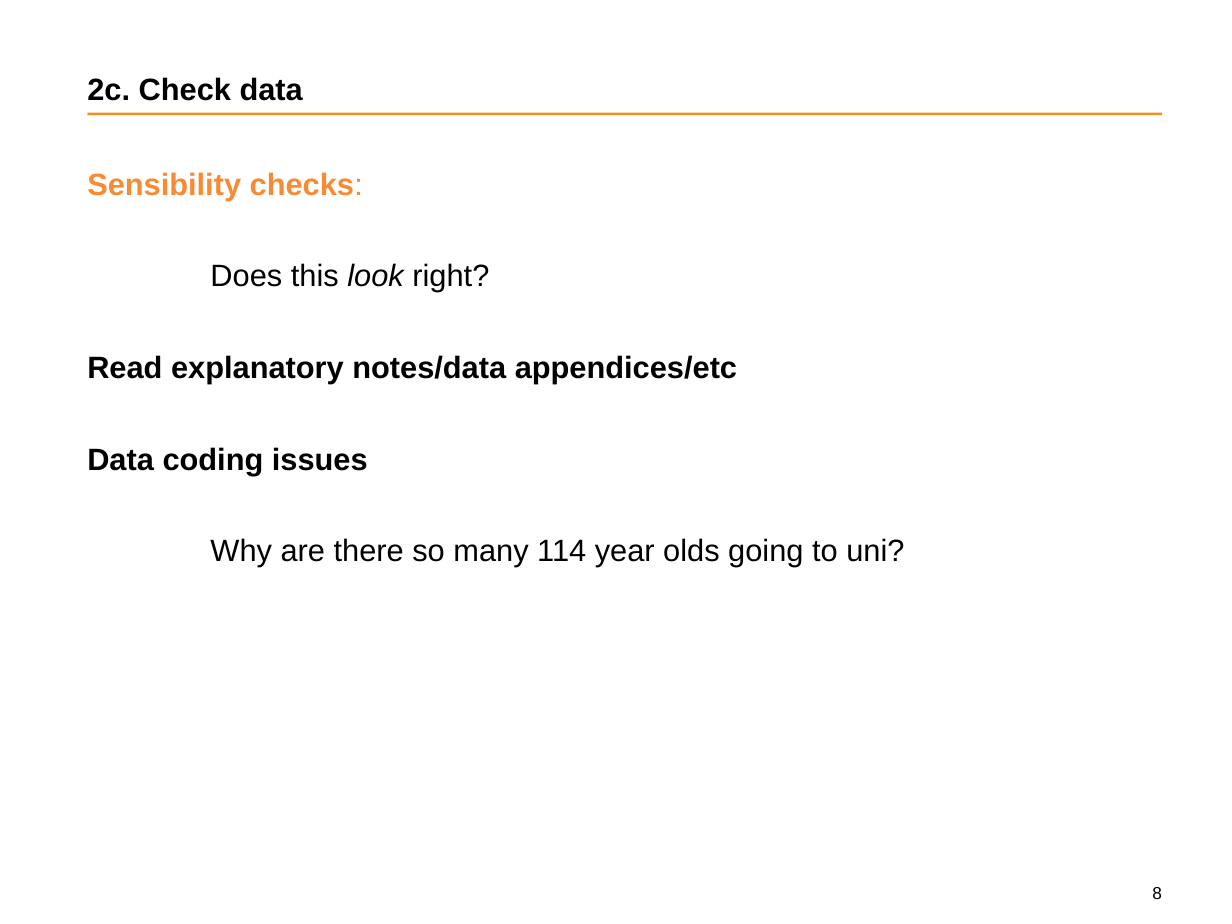
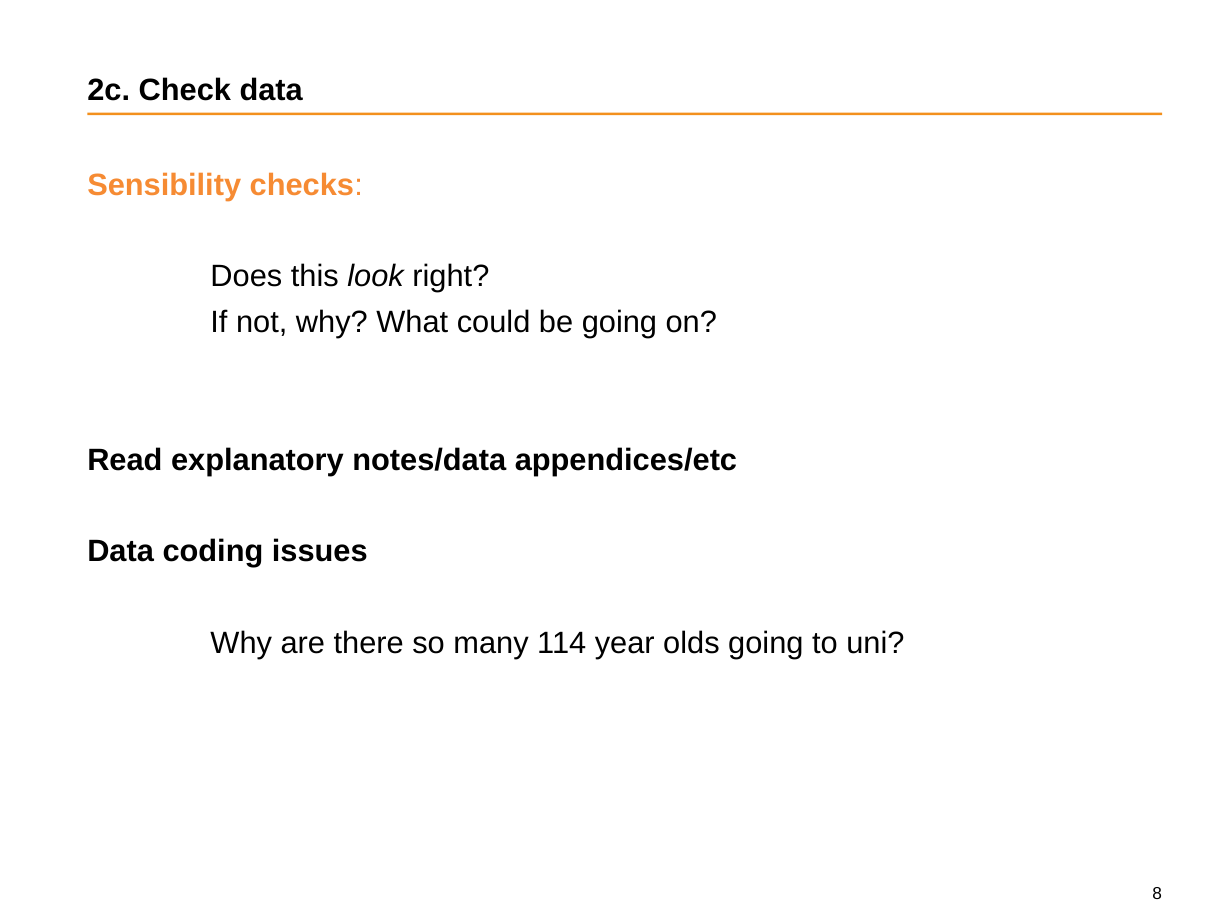
Before and after one commit to wfmackey/dataclass, a slide deck: slide 8 of intern_data_class1806/1_data_class_presentation.pptx. Drawn at 1232x924 pixels with LibreOffice and Linux fonts; fonts in the diff are those of the drawing; background and template pictures are left out. Boxes give left, top, right and bottom in pixels: in the first picture for what was removed or moved away, otherwise in the second. Text is boxed around its words. In the diff, an @@ line names an element or a change of style, - is before the commit and + after.

```diff
--- a/intern_data_class1806/1_data_class_presentation.pptx
+++ b/intern_data_class1806/1_data_class_presentation.pptx
@@ text at (210,309,717,338): paragraph added @@
+If not, why? What could be going on?
```
Also in this commit, not shown: 11 other slides changed, 7 other files.
